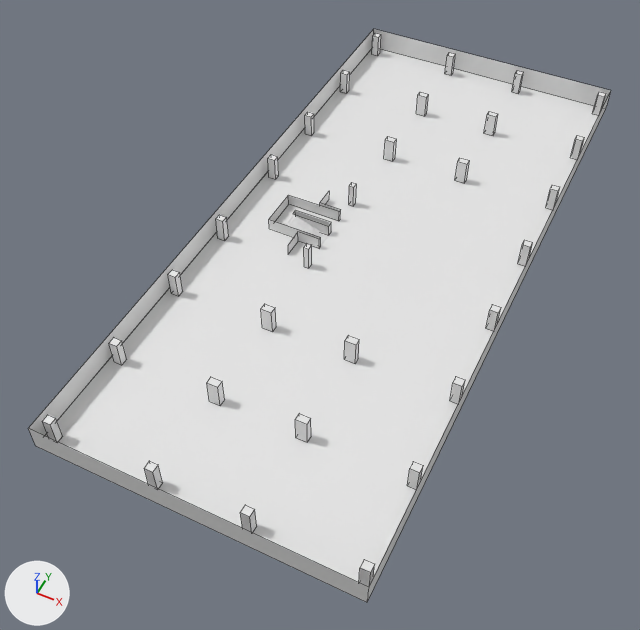
The Blender file models/tablas2-P2.blend as it was, and as the next commit left it.
The view is the same before and after, from a 50 mm lens placed at (3.45, -11.78, 11.97), pointed at (-1.65, -1.57, -0.79). The axes (+X, +Y, +Z) are drawn at lower left. The lights are the same throughout. Mesh edges are drawn as thin lines on the coarser meshes.

In view in the first picture: 'Columnas', 'Escaleras', 'Pared Exterior', 'Suelo'.
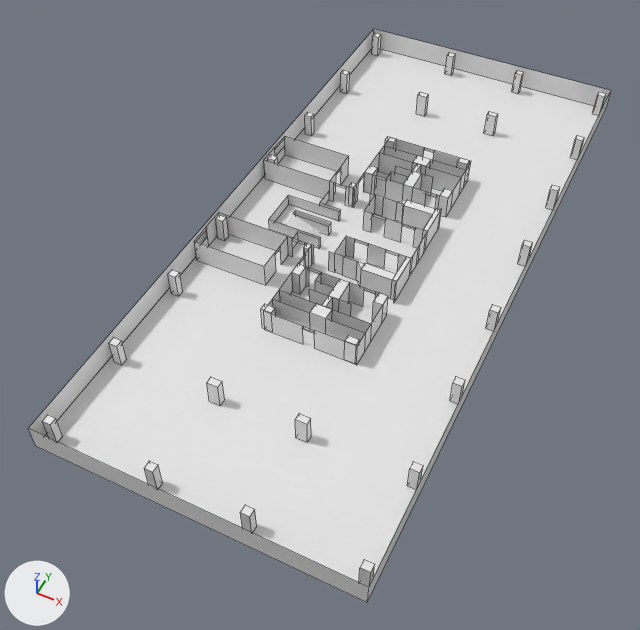
Changed parts and their boxes [x1, y1, x2, y2] in the pictures (640 x 630 px):
'Habitaciones', added
    after: [194, 136, 471, 365]

Edits to the bpy script that builds the scene:
```text
Add me_cube_062:
    me_cube_062.from_pydata(...)  # 334 vertices, 146 faces, 1 loose edge; spans x -3.9..11.3, y -18.2..3.8, z -2.0..0.0
Add ob_habitaciones:
    ob_habitaciones = bpy.data.objects.new('Habitaciones', me_cube_062)
    ob_habitaciones.location = (-3.09, 1.6, 0.5)
    ob_habitaciones.scale = (0.25, 0.25, 0.25)
```
